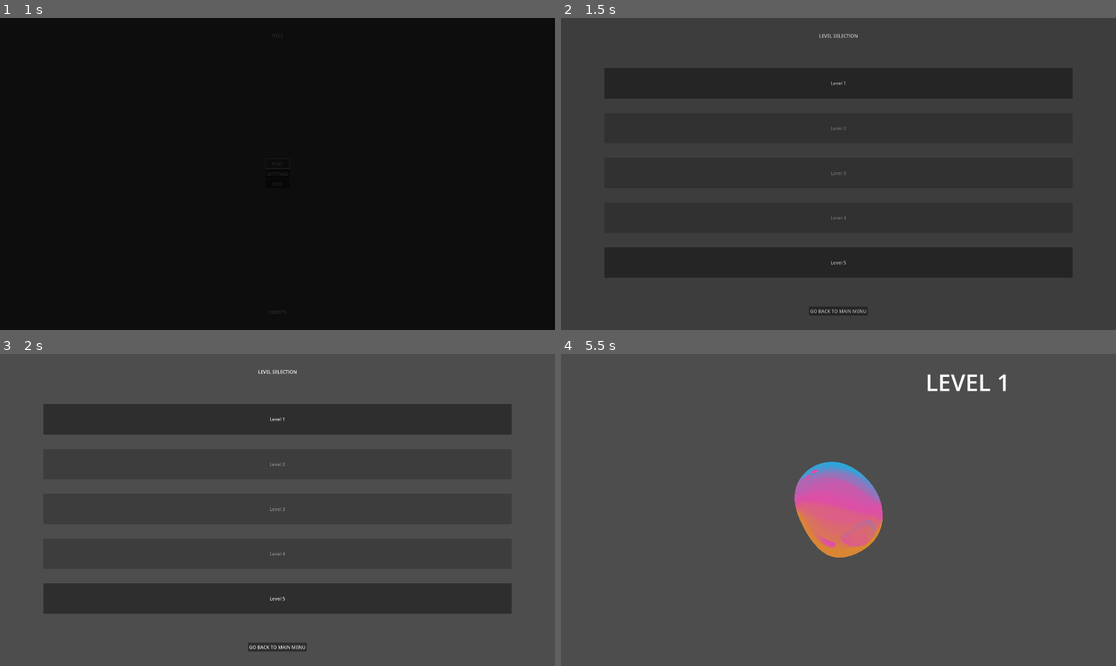
Above: before the commit, frames 1-4 (two rows, left to right).
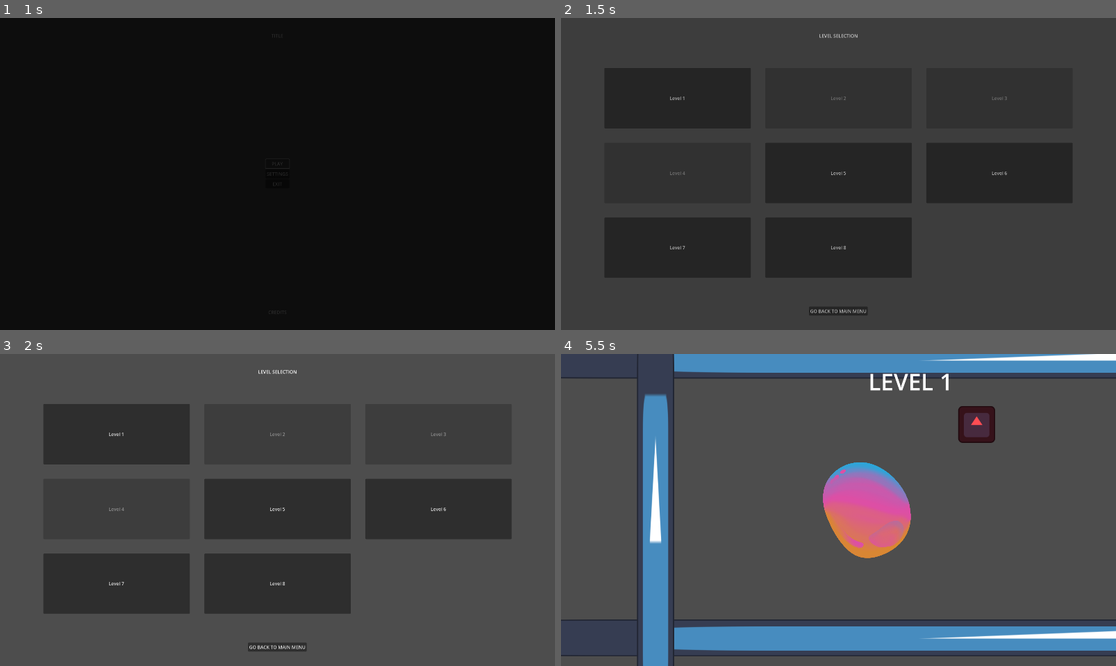
Above: after the commit, the same moments.

Repository: MrSoubi/GGJ2025
Game: Godot game, scene res://Scenes/GAME.tscn
Two runs of this game, one before a commit and one after it. Both use one fixed random seed, a clock stepped at 60 frames per second and the inputs below. The engine's default icon, where the game draws it, is replaced by a stand-in: a white triangle on a blue panel in a dark square.
Inputs (mouse positions are in pixels of both pictures, inside the frame that each line leads up to):
- Up to frame 1 (1 s): click "PLAY" at 0.5 s
- Up to frame 2 (1.5 s): click (999, 174) at 1.25 s, where only the run after the commit has a clickable "Level 6"
- Up to frame 3 (2 s): no input
- Up to frame 4 (5.5 s): click (677, 584) at 2 s, where only the run after the commit has a clickable "Level 7"; move the mouse to (960, 494) at 2.77 s; click (960, 494) at 2.92 s; move the mouse to (727, 525) at 3.52 s; click (727, 525) at 3.67 s; move the mouse to (894, 441) at 4.27 s; click (894, 441) at 4.42 s; move the mouse to (810, 572) at 5.02 s; click (810, 572) at 5.17 s

Frame 1 is identical in both runs. In frame 2, 0.2% of the frame differs, in the area x 19-81%, y 20-80%; in frame 3, 12%; in frame 4, 22%, in the area x 0-100%, y 0-100%.

Commit message:
Feat : Level 6 to 8

Diff:
--- /dev/null
+++ b/Data/LevelDefinitions/LevelDefinition_6.tres
@@ -0,0 +1,10 @@
+[gd_resource type="Resource" script_class="LevelDefinition" load_steps=3 format=3 uid="uid://g15khqqiv6ll"]
+
+[ext_resource type="PackedScene" uid="uid://bhkc71bimmbma" path="res://Scenes/Levels/level_6.tscn" id="1_ninss"]
+[ext_resource type="Script" path="res://Scripts/LevelDefinitions/level_definition.gd" id="2_k23bb"]
+
+[resource]
+script = ExtResource("2_k23bb")
+index = 6
+level = ExtResource("1_ninss")
+available = true
--- /dev/null
+++ b/Data/LevelDefinitions/LevelDefinition_7.tres
@@ -0,0 +1,10 @@
+[gd_resource type="Resource" script_class="LevelDefinition" load_steps=3 format=3 uid="uid://cs7mcqlxqblug"]
+
+[ext_resource type="PackedScene" uid="uid://b1gwch1mxup8q" path="res://Scenes/Levels/level_7.tscn" id="1_qeo08"]
+[ext_resource type="Script" path="res://Scripts/LevelDefinitions/level_definition.gd" id="2_u1p74"]
+
+[resource]
+script = ExtResource("2_u1p74")
+index = 7
+level = ExtResource("1_qeo08")
+available = true
--- /dev/null
+++ b/Data/LevelDefinitions/LevelDefinition_8.tres
@@ -0,0 +1,10 @@
+[gd_resource type="Resource" script_class="LevelDefinition" load_steps=3 format=3 uid="uid://6ddx8saboed1"]
+
+[ext_resource type="PackedScene" uid="uid://crvf7m1yojf0" path="res://Scenes/Levels/level_8.tscn" id="1_w4qfc"]
+[ext_resource type="Script" path="res://Scripts/LevelDefinitions/level_definition.gd" id="2_jh6l0"]
+
+[resource]
+script = ExtResource("2_jh6l0")
+index = 8
+level = ExtResource("1_w4qfc")
+available = true
--- a/Scenes/GAME.tscn
+++ b/Scenes/GAME.tscn
@@ -10,6 +10,9 @@
 [ext_resource type="Resource" uid="uid://drhxe8x7smwg1" path="res://Data/LevelDefinitions/LevelDefinition_3.tres" id="5_rmitb"]
 [ext_resource type="Resource" uid="uid://cytihvogyojqw" path="res://Data/LevelDefinitions/LevelDefinition_4.tres" id="6_1vm4i"]
 [ext_resource type="Resource" uid="uid://b58o2yon57swk" path="res://Data/LevelDefinitions/LevelDefinition_5.tres" id="7_xriwq"]
+[ext_resource type="Resource" uid="uid://g15khqqiv6ll" path="res://Data/LevelDefinitions/LevelDefinition_6.tres" id="8_va1s3"]
+[ext_resource type="Resource" uid="uid://cs7mcqlxqblug" path="res://Data/LevelDefinitions/LevelDefinition_7.tres" id="9_byw7l"]
+[ext_resource type="Resource" uid="uid://6ddx8saboed1" path="res://Data/LevelDefinitions/LevelDefinition_8.tres" id="10_pqhab"]
 [ext_resource type="Script" path="res://Scripts/UI/fader.gd" id="11_jqnl6"]
 [ext_resource type="Script" path="res://Scripts/music.gd" id="12_5274v"]
 [ext_resource type="AudioStream" uid="uid://bv7fkqylfcwft" path="res://Sounds/Music/ambient-soundscape-glitch-bells-276232.mp3" id="13_22oyc"]
@@ -219,7 +222,7 @@
 [node name="Node" type="Node"]
 process_mode = 3
 script = ExtResource("1_hfhqi")
-levels = Array[ExtResource("2_8rtuw")]([ExtResource("3_vkcrv"), ExtResource("4_sesib"), ExtResource("5_rmitb"), ExtResource("6_1vm4i"), ExtResource("7_xriwq")])
+levels = Array[ExtResource("2_8rtuw")]([ExtResource("3_vkcrv"), ExtResource("4_sesib"), ExtResource("5_rmitb"), ExtResource("6_1vm4i"), ExtResource("7_xriwq"), ExtResource("8_va1s3"), ExtResource("9_byw7l"), ExtResource("10_pqhab")])
 
 [node name="Levels" type="Node" parent="."]
 process_mode = 1
--- a/Scenes/Levels/level_1.tscn
+++ b/Scenes/Levels/level_1.tscn
@@ -1,8 +1,28 @@
-[gd_scene load_steps=2 format=3 uid="uid://dxqkrftsgqmea"]
+[gd_scene load_steps=3 format=3 uid="uid://dxqkrftsgqmea"]
 
 [ext_resource type="PackedScene" uid="uid://c6tpbfe7iim2i" path="res://Scenes/Levels/level_template.tscn" id="1_7kyw7"]
+[ext_resource type="PackedScene" uid="uid://ba5u80jcgils2" path="res://Scenes/Props/blocker.tscn" id="2_u0jg8"]
 
 [node name="Level" instance=ExtResource("1_7kyw7")]
 
+[node name="Blocker" parent="Props" index="0" instance=ExtResource("2_u0jg8")]
+position = Vector2(-877, -252)
+scale = Vector2(16.92, 1)
+
+[node name="Blocker2" parent="Props" index="1" instance=ExtResource("2_u0jg8")]
+position = Vector2(-877, 866)
+scale = Vector2(16.92, 1)
+
+[node name="Blocker3" parent="Props" index="2" instance=ExtResource("2_u0jg8")]
+position = Vector2(-1798, 319)
+scale = Vector2(1, 11.04)
+
+[node name="Blocker4" parent="Props" index="3" instance=ExtResource("2_u0jg8")]
+position = Vector2(94, 338)
+scale = Vector2(1, 11.04)
+
+[node name="LevelGoal" parent="." index="4"]
+position = Vector2(1514, 556)
+
 [node name="BubbleSpawner" parent="." index="5"]
-position = Vector2(292, 331)
+position = Vector2(482, 560)
--- a/Scenes/Levels/level_2.tscn
+++ b/Scenes/Levels/level_2.tscn
@@ -8,3 +8,25 @@
 [node name="Blocker" parent="Props" index="0" instance=ExtResource("2_gvbps")]
 position = Vector2(-888, 479)
 scale = Vector2(2.64, 5.44)
+
+[node name="Blocker2" parent="Props" index="1" instance=ExtResource("2_gvbps")]
+position = Vector2(-883, 844)
+scale = Vector2(17.16, 1)
+
+[node name="Blocker3" parent="Props" index="2" instance=ExtResource("2_gvbps")]
+position = Vector2(-883, -265)
+scale = Vector2(17.16, 1)
+
+[node name="Blocker4" parent="Props" index="3" instance=ExtResource("2_gvbps")]
+position = Vector2(-1845, 306)
+scale = Vector2(1, 10.28)
+
+[node name="Blocker5" parent="Props" index="4" instance=ExtResource("2_gvbps")]
+position = Vector2(135, 306)
+scale = Vector2(1, 10.28)
+
+[node name="LevelGoal" parent="." index="4"]
+position = Vector2(1526, 828)
+
+[node name="BubbleSpawner" parent="." index="5"]
+position = Vector2(431, 806)
--- a/Scenes/Levels/level_3.tscn
+++ b/Scenes/Levels/level_3.tscn
@@ -67,9 +67,6 @@
 
 [node name="Level" instance=ExtResource("1_q3rco")]
 
-[node name="Camera2D" parent="." index="1" node_paths=PackedStringArray("target")]
-target = NodePath("")
-
 [node name="Blocker" parent="Props" index="0" instance=ExtResource("2_o33vu")]
 position = Vector2(-987, 47)
 scale = Vector2(2.12, 5.16)
@@ -92,5 +89,24 @@
 }
 autoplay = "BlockerUpDown"
 
+[node name="Blocker5" parent="Props" index="5" instance=ExtResource("2_o33vu")]
+position = Vector2(-412, 868)
+scale = Vector2(26.44, 1)
+
+[node name="Blocker6" parent="Props" index="6" instance=ExtResource("2_o33vu")]
+position = Vector2(-412, -268)
+scale = Vector2(26.44, 1)
+
+[node name="Blocker7" parent="Props" index="7" instance=ExtResource("2_o33vu")]
+position = Vector2(-1814, 312)
+scale = Vector2(1, 11.08)
+
+[node name="Blocker8" parent="Props" index="8" instance=ExtResource("2_o33vu")]
+position = Vector2(1246, 312)
+scale = Vector2(1, 11.08)
+
 [node name="LevelGoal" parent="." index="4"]
-position = Vector2(2802, 510)
+position = Vector2(2692, 523)
+
+[node name="BubbleSpawner" parent="." index="5"]
+position = Vector2(365, 506)
--- a/Scenes/Levels/level_4.tscn
+++ b/Scenes/Levels/level_4.tscn
@@ -1,13 +1,33 @@
-[gd_scene load_steps=3 format=3 uid="uid://c6mltbmtaiws2"]
+[gd_scene load_steps=4 format=3 uid="uid://c6mltbmtaiws2"]
 
 [ext_resource type="PackedScene" uid="uid://c6tpbfe7iim2i" path="res://Scenes/Levels/level_template.tscn" id="1_s6iam"]
 [ext_resource type="PackedScene" uid="uid://dffrbyrblyasr" path="res://Scenes/Props/classic_spike.tscn" id="2_ol4rp"]
+[ext_resource type="PackedScene" uid="uid://ba5u80jcgils2" path="res://Scenes/Props/blocker.tscn" id="3_d4ekj"]
 
 [node name="Level" instance=ExtResource("1_s6iam")]
-
-[node name="Camera2D" parent="." index="1" node_paths=PackedStringArray("target")]
-target = NodePath("")
 
 [node name="ClassicSpike" parent="Props" index="0" instance=ExtResource("2_ol4rp")]
 position = Vector2(-895, 504)
 scale = Vector2(2.08, 5.6)
+
+[node name="Blocker" parent="Props" index="1" instance=ExtResource("3_d4ekj")]
+position = Vector2(-852, 891)
+scale = Vector2(15.56, 1)
+
+[node name="Blocker2" parent="Props" index="2" instance=ExtResource("3_d4ekj")]
+position = Vector2(-852, -251)
+scale = Vector2(15.56, 1)
+
+[node name="Blocker3" parent="Props" index="3" instance=ExtResource("3_d4ekj")]
+position = Vector2(-1779, 373)
+scale = Vector2(1, 13.2872)
+
+[node name="Blocker4" parent="Props" index="4" instance=ExtResource("3_d4ekj")]
+position = Vector2(142, 418)
+scale = Vector2(1, 13.2872)
+
+[node name="LevelGoal" parent="." index="4"]
+position = Vector2(1522, 756)
+
+[node name="BubbleSpawner" parent="." index="5"]
+position = Vector2(444, 825)
--- a/Scenes/Levels/level_5.tscn
+++ b/Scenes/Levels/level_5.tscn
@@ -1,5 +1,76 @@
-[gd_scene load_steps=2 format=3 uid="uid://cdbqsaurpclbw"]
+[gd_scene load_steps=7 format=3 uid="uid://cdbqsaurpclbw"]
 
 [ext_resource type="PackedScene" uid="uid://c6tpbfe7iim2i" path="res://Scenes/Levels/level_template.tscn" id="1_ds0jg"]
+[ext_resource type="PackedScene" uid="uid://dffrbyrblyasr" path="res://Scenes/Props/classic_spike.tscn" id="2_p15oe"]
+[ext_resource type="PackedScene" uid="uid://ba5u80jcgils2" path="res://Scenes/Props/blocker.tscn" id="3_f6ltl"]
+
+[sub_resource type="Animation" id="Animation_hw42x"]
+resource_name = "BlockAnim"
+length = 6.0
+loop_mode = 1
+tracks/0/type = "value"
+tracks/0/imported = false
+tracks/0/enabled = true
+tracks/0/path = NodePath("Blocker:position")
+tracks/0/interp = 2
+tracks/0/loop_wrap = true
+tracks/0/keys = {
+"times": PackedFloat32Array(0, 3),
+"transitions": PackedFloat32Array(1, 1),
+"update": 0,
+"values": [Vector2(-851, 613), Vector2(-851, 85)]
+}
+
+[sub_resource type="Animation" id="Animation_4l5vx"]
+length = 0.001
+tracks/0/type = "value"
+tracks/0/imported = false
+tracks/0/enabled = true
+tracks/0/path = NodePath("Blocker:position")
+tracks/0/interp = 1
+tracks/0/loop_wrap = true
+tracks/0/keys = {
+"times": PackedFloat32Array(0),
+"transitions": PackedFloat32Array(1),
+"update": 0,
+"values": [Vector2(-851, 613)]
+}
+
+[sub_resource type="AnimationLibrary" id="AnimationLibrary_yhtm8"]
+_data = {
+"BlockAnim": SubResource("Animation_hw42x"),
+"RESET": SubResource("Animation_4l5vx")
+}
 
 [node name="Level" instance=ExtResource("1_ds0jg")]
+
+[node name="ClassicSpike" parent="Props" index="0" instance=ExtResource("2_p15oe")]
+position = Vector2(-896, -62)
+scale = Vector2(11.32, 1)
+
+[node name="ClassicSpike2" parent="Props" index="1" instance=ExtResource("2_p15oe")]
+position = Vector2(-896, 771)
+scale = Vector2(11.32, 1)
+
+[node name="Blocker" parent="Props" index="2" instance=ExtResource("3_f6ltl")]
+position = Vector2(-851, 613)
+
+[node name="BlockAnim" type="AnimationPlayer" parent="Props" index="3"]
+libraries = {
+"": SubResource("AnimationLibrary_yhtm8")
+}
+autoplay = "BlockAnim"
+
+[node name="Blocker2" parent="Props" index="4" instance=ExtResource("3_f6ltl")]
+position = Vector2(-1691, 501)
+scale = Vector2(1, 12.52)
+
+[node name="Blocker3" parent="Props" index="5" instance=ExtResource("3_f6ltl")]
+position = Vector2(-91, 449)
+scale = Vector2(1, 12.52)
+
+[node name="LevelGoal" parent="." index="4"]
+position = Vector2(1519, 571)
+
+[node name="BubbleSpawner" parent="." index="5"]
+position = Vector2(445, 586)
--- /dev/null
+++ b/Scenes/Levels/level_6.tscn
@@ -0,0 +1,44 @@
+[gd_scene load_steps=5 format=3 uid="uid://bhkc71bimmbma"]
+
+[ext_resource type="PackedScene" uid="uid://c6tpbfe7iim2i" path="res://Scenes/Levels/level_template.tscn" id="1_lg7ht"]
+[ext_resource type="PackedScene" uid="uid://djvsmqq3gs1y3" path="res://Scenes/Props/ventilateur.tscn" id="2_xos81"]
+[ext_resource type="PackedScene" uid="uid://dffrbyrblyasr" path="res://Scenes/Props/classic_spike.tscn" id="3_kmnx8"]
+[ext_resource type="PackedScene" uid="uid://ba5u80jcgils2" path="res://Scenes/Props/blocker.tscn" id="4_xpep6"]
+
+[node name="Level" instance=ExtResource("1_lg7ht")]
+
+[node name="Ventilateur" parent="Props" index="0" instance=ExtResource("2_xos81")]
+position = Vector2(-884, 454)
+rotation = -1.5708
+scale = Vector2(6.48, 1)
+
+[node name="Ventilateur2" parent="Props" index="1" instance=ExtResource("2_xos81")]
+position = Vector2(-751, 454)
+rotation = -1.5708
+scale = Vector2(6.48, 1)
+
+[node name="ClassicSpike" parent="Props" index="2" instance=ExtResource("3_kmnx8")]
+position = Vector2(-821, -12)
+scale = Vector2(9.96, 1)
+
+[node name="Blocker" parent="Props" index="3" instance=ExtResource("4_xpep6")]
+position = Vector2(-846, 899)
+scale = Vector2(16.44, 1)
+
+[node name="Blocker2" parent="Props" index="4" instance=ExtResource("4_xpep6")]
+position = Vector2(-846, -135)
+scale = Vector2(16.44, 1)
+
+[node name="Blocker3" parent="Props" index="5" instance=ExtResource("4_xpep6")]
+position = Vector2(-1726, 366)
+scale = Vector2(1, 11.4)
+
+[node name="Blocker4" parent="Props" index="6" instance=ExtResource("4_xpep6")]
+position = Vector2(143, 347)
+scale = Vector2(1, 11.4)
+
+[node name="LevelGoal" parent="." index="4"]
+position = Vector2(1699, 596)
+
+[node name="BubbleSpawner" parent="." index="5"]
+position = Vector2(513, 612)
--- /dev/null
+++ b/Scenes/Levels/level_7.tscn
@@ -0,0 +1,111 @@
+[gd_scene load_steps=8 format=3 uid="uid://b1gwch1mxup8q"]
+
+[ext_resource type="PackedScene" uid="uid://c6tpbfe7iim2i" path="res://Scenes/Levels/level_template.tscn" id="1_qgaxl"]
+[ext_resource type="PackedScene" uid="uid://djvsmqq3gs1y3" path="res://Scenes/Props/ventilateur.tscn" id="2_nd8ge"]
+[ext_resource type="PackedScene" uid="uid://dffrbyrblyasr" path="res://Scenes/Props/classic_spike.tscn" id="3_xglaj"]
+[ext_resource type="PackedScene" uid="uid://ba5u80jcgils2" path="res://Scenes/Props/blocker.tscn" id="4_uxw5m"]
+
+[sub_resource type="Animation" id="Animation_g2nln"]
+resource_name = "FanAnim"
+length = 15.0
+tracks/0/type = "value"
+tracks/0/imported = false
+tracks/0/enabled = true
+tracks/0/path = NodePath("Node2D:position")
+tracks/0/interp = 1
+tracks/0/loop_wrap = true
+tracks/0/keys = {
+"times": PackedFloat32Array(0, 15),
+"transitions": PackedFloat32Array(1, 1),
+"update": 0,
+"values": [Vector2(-2017, 261), Vector2(956, 261)]
+}
+
+[sub_resource type="Animation" id="Animation_73hpf"]
+length = 0.001
+tracks/0/type = "value"
+tracks/0/imported = false
+tracks/0/enabled = true
+tracks/0/path = NodePath("Node2D:position")
+tracks/0/interp = 1
+tracks/0/loop_wrap = true
+tracks/0/keys = {
+"times": PackedFloat32Array(0),
+"transitions": PackedFloat32Array(1),
+"update": 0,
+"values": [Vector2(-2017, 261)]
+}
+
+[sub_resource type="AnimationLibrary" id="AnimationLibrary_qvavl"]
+_data = {
+"FanAnim": SubResource("Animation_g2nln"),
+"RESET": SubResource("Animation_73hpf")
+}
+
+[node name="Level" instance=ExtResource("1_qgaxl")]
+
+[node name="FanAnim" type="AnimationPlayer" parent="Props" index="0"]
+libraries = {
+"": SubResource("AnimationLibrary_qvavl")
+}
+autoplay = "FanAnim"
+
+[node name="Node2D" type="Node2D" parent="Props" index="1"]
+position = Vector2(-2017, 261)
+rotation = 1.57079
+
+[node name="Ventilateur" parent="Props/Node2D" index="0" instance=ExtResource("2_nd8ge")]
+position = Vector2(-353, -5.00006)
+rotation = -1.57079
+
+[node name="Ventilateur2" parent="Props/Node2D" index="1" instance=ExtResource("2_nd8ge")]
+position = Vector2(-212, -4.99988)
+rotation = -1.57079
+
+[node name="Ventilateur3" parent="Props/Node2D" index="2" instance=ExtResource("2_nd8ge")]
+position = Vector2(-71, -5)
+rotation = -1.57079
+
+[node name="Ventilateur4" parent="Props/Node2D" index="3" instance=ExtResource("2_nd8ge")]
+position = Vector2(71, -5.00006)
+rotation = -1.57079
+
+[node name="Ventilateur5" parent="Props/Node2D" index="4" instance=ExtResource("2_nd8ge")]
+position = Vector2(212, -4.99988)
+rotation = -1.57079
+
+[node name="Ventilateur6" parent="Props/Node2D" index="5" instance=ExtResource("2_nd8ge")]
+position = Vector2(353, -5)
+rotation = -1.57079
+
+[node name="ClassicSpike" parent="Props" index="2" instance=ExtResource("3_xglaj")]
+position = Vector2(-672, -26)
+
+[node name="ClassicSpike2" parent="Props" index="3" instance=ExtResource("3_xglaj")]
+position = Vector2(45, 552)
+
+[node name="ClassicSpike3" parent="Props" index="4" instance=ExtResource("3_xglaj")]
+position = Vector2(940, 226)
+
+[node name="ClassicSpike4" parent="Props" index="5" instance=ExtResource("3_xglaj")]
+position = Vector2(2126, 214)
+scale = Vector2(1.32, 6.92)
+
+[node name="Blocker" parent="Props" index="6" instance=ExtResource("4_uxw5m")]
+position = Vector2(-81, -249)
+scale = Vector2(38.68, 1)
+
+[node name="Blocker2" parent="Props" index="7" instance=ExtResource("4_uxw5m")]
+position = Vector2(-81, 713)
+scale = Vector2(38.68, 1)
+
+[node name="Blocker3" parent="Props" index="8" instance=ExtResource("4_uxw5m")]
+position = Vector2(-1783, 357)
+scale = Vector2(1, 12.12)
+
+[node name="Blocker4" parent="Props" index="9" instance=ExtResource("4_uxw5m")]
+position = Vector2(2327, 357)
+scale = Vector2(1, 12.12)
+
+[node name="LevelGoal" parent="." index="4"]
+position = Vector2(3488, 463)
--- /dev/null
+++ b/Scenes/Levels/level_8.tscn
@@ -0,0 +1,41 @@
+[gd_scene load_steps=4 format=3 uid="uid://crvf7m1yojf0"]
+
+[ext_resource type="PackedScene" uid="uid://c6tpbfe7iim2i" path="res://Scenes/Levels/level_template.tscn" id="1_bpx5v"]
+[ext_resource type="PackedScene" uid="uid://ba5u80jcgils2" path="res://Scenes/Props/blocker.tscn" id="2_3gem5"]
+[ext_resource type="PackedScene" uid="uid://dniehhha0uv0v" path="res://Scenes/Props/circle_spike.tscn" id="3_k7jc4"]
+
+[node name="Level" instance=ExtResource("1_bpx5v")]
+
+[node name="Blocker" parent="Props" index="0" instance=ExtResource("2_3gem5")]
+position = Vector2(-930, 874)
+scale = Vector2(18.1872, 0.98815)
+
+[node name="Blocker2" parent="Props" index="1" instance=ExtResource("2_3gem5")]
+position = Vector2(-930, -281)
+scale = Vector2(18.1872, 0.98815)
+
+[node name="Blocker3" parent="Props" index="2" instance=ExtResource("2_3gem5")]
+position = Vector2(-1840, 251)
+scale = Vector2(1.18718, 11.1882)
+
+[node name="Blocker4" parent="Props" index="3" instance=ExtResource("2_3gem5")]
+position = Vector2(142, 255)
+scale = Vector2(1.18718, 11.1882)
+
+[node name="Circle_Spike" parent="Props" index="4" instance=ExtResource("3_k7jc4")]
+position = Vector2(-864, 330)
+scale = Vector2(5.24202, 5.24202)
+
+[node name="Blocker5" parent="Props" index="5" instance=ExtResource("2_3gem5")]
+position = Vector2(-862, 741)
+scale = Vector2(3.36, 1.92)
+
+[node name="Blocker6" parent="Props" index="6" instance=ExtResource("2_3gem5")]
+position = Vector2(-858, -100)
+scale = Vector2(3.36, 1.92)
+
+[node name="LevelGoal" parent="." index="4"]
+position = Vector2(1646, 533)
+
+[node name="BubbleSpawner" parent="." index="5"]
+position = Vector2(349, 537)
--- /dev/null
+++ b/Scenes/Props/circle_spike.tscn
@@ -0,0 +1,131 @@
+[gd_scene load_steps=6 format=3 uid="uid://dniehhha0uv0v"]
+
+[ext_resource type="PackedScene" uid="uid://xdjhonflspxe" path="res://Scenes/Props/DeathBox.tscn" id="1_up5yi"]
+[ext_resource type="Texture2D" uid="uid://cw5e2wyrxhq1q" path="res://icon.svg" id="2_svc8e"]
+
+[sub_resource type="Animation" id="Animation_ax655"]
+resource_name = "CircleSpikeAnim"
+length = 6.0
+loop_mode = 1
+tracks/0/type = "value"
+tracks/0/imported = false
+tracks/0/enabled = true
+tracks/0/path = NodePath(".:rotation")
+tracks/0/interp = 1
+tracks/0/loop_wrap = false
+tracks/0/keys = {
+"times": PackedFloat32Array(0, 3, 6),
+"transitions": PackedFloat32Array(1, 1, 1),
+"update": 0,
+"values": [0.0, 3.15905, 6.26573]
+}
+
+[sub_resource type="Animation" id="Animation_ua7tg"]
+length = 0.001
+tracks/0/type = "value"
+tracks/0/imported = false
+tracks/0/enabled = true
+tracks/0/path = NodePath(".:rotation")
+tracks/0/interp = 1
+tracks/0/loop_wrap = true
+tracks/0/keys = {
+"times": PackedFloat32Array(0),
+"transitions": PackedFloat32Array(1),
+"update": 0,
+"values": [0.0]
+}
+
+[sub_resource type="AnimationLibrary" id="AnimationLibrary_vb05w"]
+_data = {
+"CircleSpikeAnim": SubResource("Animation_ax655"),
+"RESET": SubResource("Animation_ua7tg")
+}
+
+[node name="Circle_Spike" type="Node2D"]
+
+[node name="Node2D" type="Node2D" parent="."]
+position = Vector2(-12, -12)
+rotation = 3.14159
+scale = Vector2(0.738515, 0.738515)
+
+[node name="DeathBox" parent="Node2D" instance=ExtResource("1_up5yi")]
+position = Vector2(50.1005, 24.3732)
+scale = Vector2(1, 1)
+
+[node name="CollisionPolygon2D" parent="Node2D/DeathBox" index="0"]
+polygon = PackedVector2Array(-82.5981, 37.9139, -82.5981, 28.4354, -43.3302, 28.4354, -12.1866, 9.47848, 2.70814, -18.9569, 2.70814, -54.1627, 10.8325, -54.1627, 12.1866, -16.2488, -6.77034, 17.6029, -41.9761, 37.9139)
+
+[node name="Icon5" type="Sprite2D" parent="Node2D"]
+modulate = Color(0.857178, 0.168381, 0.0525351, 1)
+position = Vector2(-87.5099, -20.5098)
+scale = Vector2(0.0694941, 0.320466)
+texture = ExtResource("2_svc8e")
+
+[node name="Icon6" type="Sprite2D" parent="Node2D"]
+modulate = Color(0.857178, 0.168381, 0.0525351, 1)
+position = Vector2(-79.5099, -51.5098)
+rotation = 0.523599
+scale = Vector2(0.0694941, 0.320466)
+texture = ExtResource("2_svc8e")
+
+[node name="Icon7" type="Sprite2D" parent="Node2D"]
+modulate = Color(0.857178, 0.168381, 0.0525351, 1)
+position = Vector2(-55.5098, -75.5098)
+rotation = 1.0472
+scale = Vector2(0.0694941, 0.320466)
+texture = ExtResource("2_svc8e")
+
+[node name="Icon8" type="Sprite2D" parent="Node2D"]
+modulate = Color(0.857178, 0.168381, 0.0525351, 1)
+position = Vector2(-20.5099, -84.5098)
+rotation = 1.5708
+scale = Vector2(0.0694941, 0.320466)
+texture = ExtResource("2_svc8e")
+
+[node name="Node2D2" type="Node2D" parent="."]
+position = Vector2(12, 9)
+scale = Vector2(0.760518, 0.760518)
+
+[node name="Icon" type="Sprite2D" parent="Node2D2"]
+modulate = Color(0.857178, 0.168381, 0.0525351, 1)
+position = Vector2(-86.8933, -18.8933)
+scale = Vector2(0.0694941, 0.320466)
+texture = ExtResource("2_svc8e")
+
+[node name="Icon2" type="Sprite2D" parent="Node2D2"]
+modulate = Color(0.857178, 0.168381, 0.0525351, 1)
+position = Vector2(-78.8933, -49.8933)
+rotation = 0.523599
+scale = Vector2(0.0694941, 0.320466)
+texture = ExtResource("2_svc8e")
+
+[node name="Icon3" type="Sprite2D" parent="Node2D2"]
+modulate = Color(0.857178, 0.168381, 0.0525351, 1)
+position = Vector2(-54.8933, -73.8933)
+rotation = 1.0472
+scale = Vector2(0.0694941, 0.320466)
+texture = ExtResource("2_svc8e")
+
+[node name="Icon4" type="Sprite2D" parent="Node2D2"]
+modulate = Color(0.857178, 0.168381, 0.0525351, 1)
+position = Vector2(-19.8933, -82.8933)
+rotation = 1.5708
+scale = Vector2(0.0694941, 0.320466)
+texture = ExtResource("2_svc8e")
+
+[node name="DeathBox2" parent="Node2D2" instance=ExtResource("1_up5yi")]
+position = Vector2(47.3361, 22.3532)
+scale = Vector2(0.971069, 0.971069)
+
+[node name="CollisionPolygon2D" parent="Node2D2/DeathBox2" index="0"]
+position = Vector2(9.0314e-13, -5.16536e-06)
+polygon = PackedVector2Array(-81.2441, 37.9139, -81.2441, 28.4354, -43.3302, 28.4354, -12.1866, 9.47848, 2.70814, -18.9569, 2.70815, -51.4546, 10.8326, -51.4546, 12.1866, -16.2488, -6.77034, 17.6029, -41.9761, 37.9139)
+
+[node name="AnimationPlayer" type="AnimationPlayer" parent="."]
+libraries = {
+"": SubResource("AnimationLibrary_vb05w")
+}
+autoplay = "CircleSpikeAnim"
+
+[editable path="Node2D/DeathBox"]
+[editable path="Node2D2/DeathBox2"]
--- a/Scenes/Props/ventilateur.tscn
+++ b/Scenes/Props/ventilateur.tscn
@@ -10,6 +10,7 @@
 [node name="Ventilateur" type="Area2D"]
 scale = Vector2(5, 1)
 script = ExtResource("1_jqv5w")
+force = 20.0
 
 [node name="CollisionShape2D" type="CollisionShape2D" parent="."]
 shape = SubResource("RectangleShape2D_lkmmc")
--- a/Scenes/UI/level_selection.tscn
+++ b/Scenes/UI/level_selection.tscn
@@ -8,6 +8,9 @@
 [ext_resource type="Resource" uid="uid://drhxe8x7smwg1" path="res://Data/LevelDefinitions/LevelDefinition_3.tres" id="6_muyrr"]
 [ext_resource type="Resource" uid="uid://cytihvogyojqw" path="res://Data/LevelDefinitions/LevelDefinition_4.tres" id="7_m4rgy"]
 [ext_resource type="Resource" uid="uid://b58o2yon57swk" path="res://Data/LevelDefinitions/LevelDefinition_5.tres" id="8_tvehr"]
+[ext_resource type="Resource" uid="uid://g15khqqiv6ll" path="res://Data/LevelDefinitions/LevelDefinition_6.tres" id="9_noq31"]
+[ext_resource type="Resource" uid="uid://cs7mcqlxqblug" path="res://Data/LevelDefinitions/LevelDefinition_7.tres" id="10_7augb"]
+[ext_resource type="Resource" uid="uid://6ddx8saboed1" path="res://Data/LevelDefinitions/LevelDefinition_8.tres" id="11_u85jj"]
 
 [node name="LevelSelection" type="CanvasLayer"]
 process_mode = 3
@@ -54,6 +57,7 @@
 size_flags_vertical = 3
 theme_override_constants/h_separation = 50
 theme_override_constants/v_separation = 50
+columns = 3
 script = ExtResource("2_bcfnv")
 
 [node name="ButtonLevel" parent="TextureRect/MarginContainer/VBoxContainer/MarginContainer/GridContainer" instance=ExtResource("2_3cqf5")]
@@ -80,6 +84,21 @@
 text = "Level 5"
 level_definition = ExtResource("8_tvehr")
 
+[node name="ButtonLevel6" parent="TextureRect/MarginContainer/VBoxContainer/MarginContainer/GridContainer" instance=ExtResource("2_3cqf5")]
+layout_mode = 2
+text = "Level 6"
+level_definition = ExtResource("9_noq31")
+
+[node name="ButtonLevel7" parent="TextureRect/MarginContainer/VBoxContainer/MarginContainer/GridContainer" instance=ExtResource("2_3cqf5")]
+layout_mode = 2
+text = "Level 7"
+level_definition = ExtResource("10_7augb")
+
+[node name="ButtonLevel8" parent="TextureRect/MarginContainer/VBoxContainer/MarginContainer/GridContainer" instance=ExtResource("2_3cqf5")]
+layout_mode = 2
+text = "Level 8"
+level_definition = ExtResource("11_u85jj")
+
 [node name="Footer" type="CenterContainer" parent="TextureRect/MarginContainer/VBoxContainer"]
 layout_mode = 2
 
Not shown: 1 places in Scenes/GAME.tscn that only renumber resources
Not shown: 1 places in Scenes/UI/level_selection.tscn that only renumber resources
